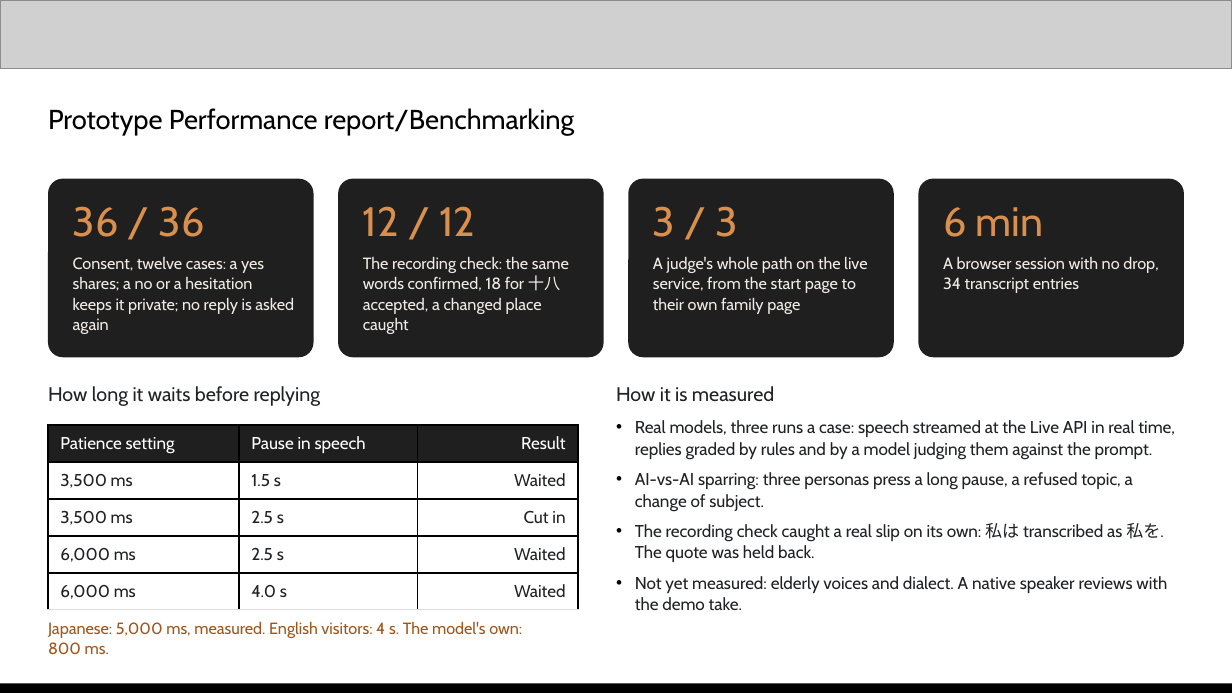
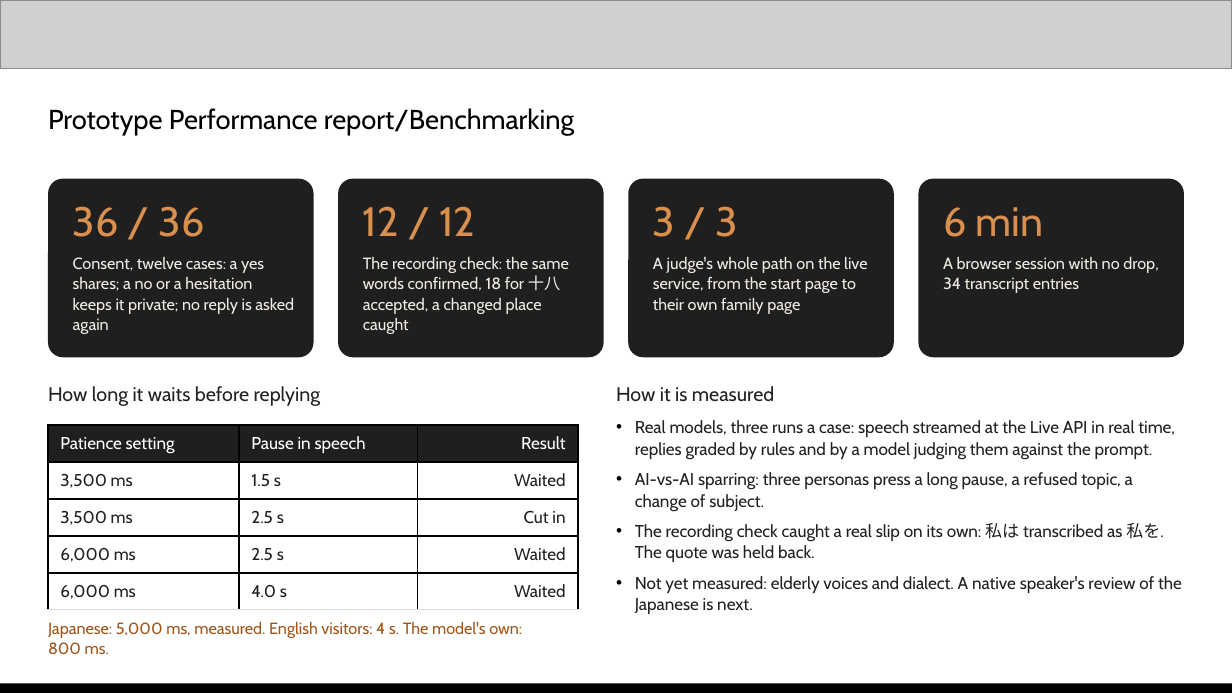
Before and after one commit to kaseovo/kataribe, a slide deck: slide 11 of docs/demo/kataribe-pitch-deck.pptx. Drawn at 1232x693 pixels with LibreOffice and Linux fonts; fonts in the diff are those of the drawing; grey boxes stand for pictures. Boxes give left, top, right and bottom in pixels: in the first picture for what was removed or moved away, otherwise in the second. Text is boxed around its words. In the diff, an @@ line names an element or a change of style, - is before the commit and + after.

```diff
--- a/docs/demo/kataribe-pitch-deck.pptx
+++ b/docs/demo/kataribe-pitch-deck.pptx
@@ text at (635,576,1182,614): text changed @@
-• Not yet measured: elderly voices and dialect. A native speaker reviews with the demo take.
+• Not yet measured: elderly voices and dialect. A native speaker's review of the Japanese is next.
```
Also in this commit, not shown: 3 other slides changed, 6 other files.
